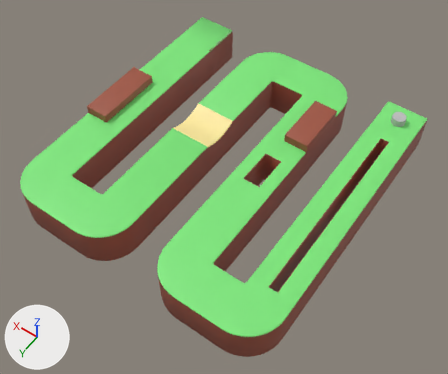
A saved change to the FBX model Assets/Models/Platforms/Level2.fbx.
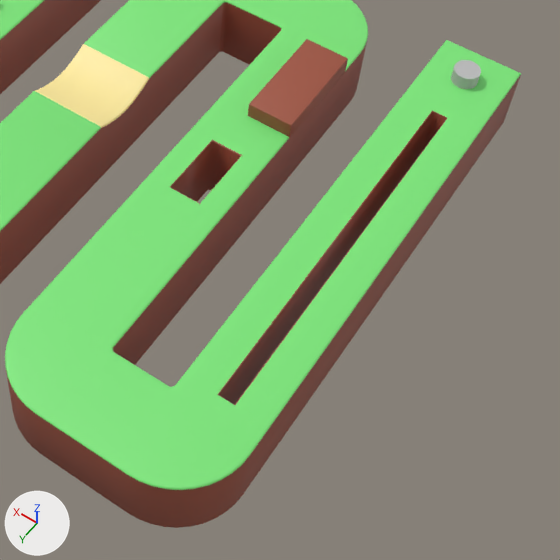
Each version is shown whole from a 50 mm camera at (-0.187, 0.301, 0.436) aimed at (0.008, 0.028, 0.007), then close up on the part from 35% to 100% of the width and 21% to 100% of the height. Lighting does not change. The marker at lower left points along +X, +Y and +Z. Where no turn or scale is listed for an object, it has been applied to the vertices. Vertices at the same position are counted once.

The first close-up shows 'Hole', 'Platform_Level2', 'Wall2'.
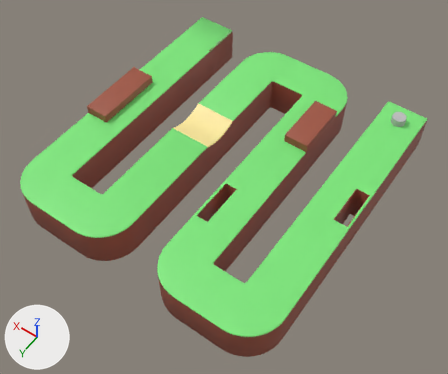
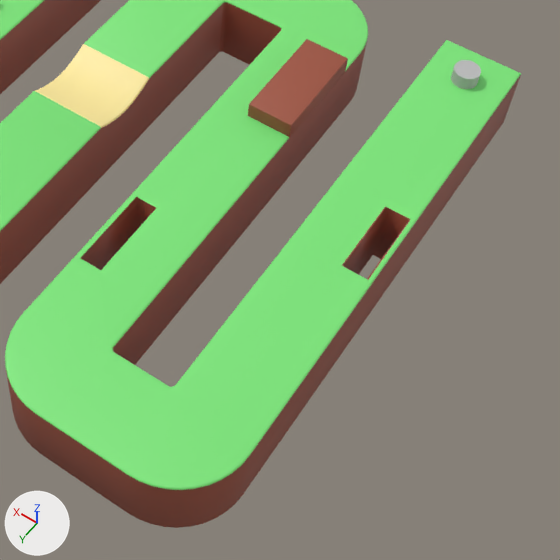
Where the newer file only moved an object's origin or applied its transform, the numbers keep the older frame.

What differs and where, as boxes (x1, y1, x2, y2) in the close-ups (560 x 560 px; the box of a moved part takes in the faces that stretch with it):
part 1 of me_mesh, moved or reshaped
    both: (35, 29, 351, 346)
part 2 of me_mesh, moved or reshaped
    both: (177, 88, 484, 440)

Edits to the bpy script that builds the scene:
```text
Change me_mesh:
    where me_mesh.from_pydata(...)  # 1800 vertices, 1670 faces; spans x -0.108..0.145, y -0.124..0.148, z 0.0..0.035
    used by ob_platform_level2; location = (0.0, 0.0, 0.0)
    me_mesh part 1: all 48 vertices in x -0.028..-0.012, y -0.005..0.029, z 0.0..0.035 are scaled about their middle by (0.694, 1.22, 1), then moved by (0.011, 0.049, 0.0)
    me_mesh part 2: all 32 vertices in x -0.092..-0.084, y -0.078..0.102, z 0.0..0.035 are scaled about their middle by (1.56, 0.211, 1), then moved by (-0.011, -0.009, 0.0)
```
